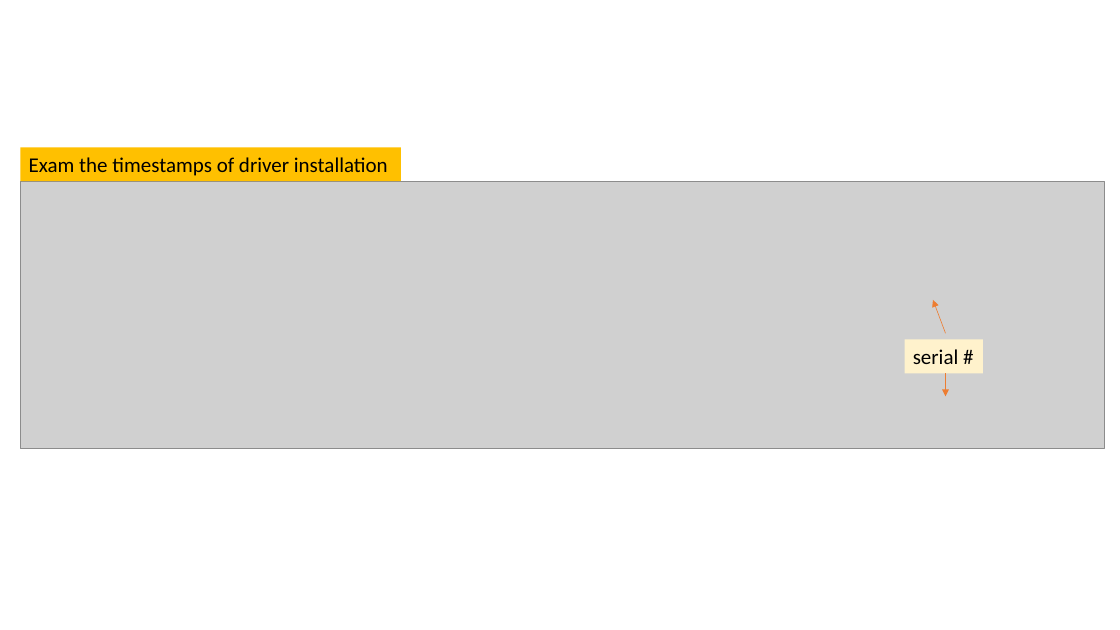
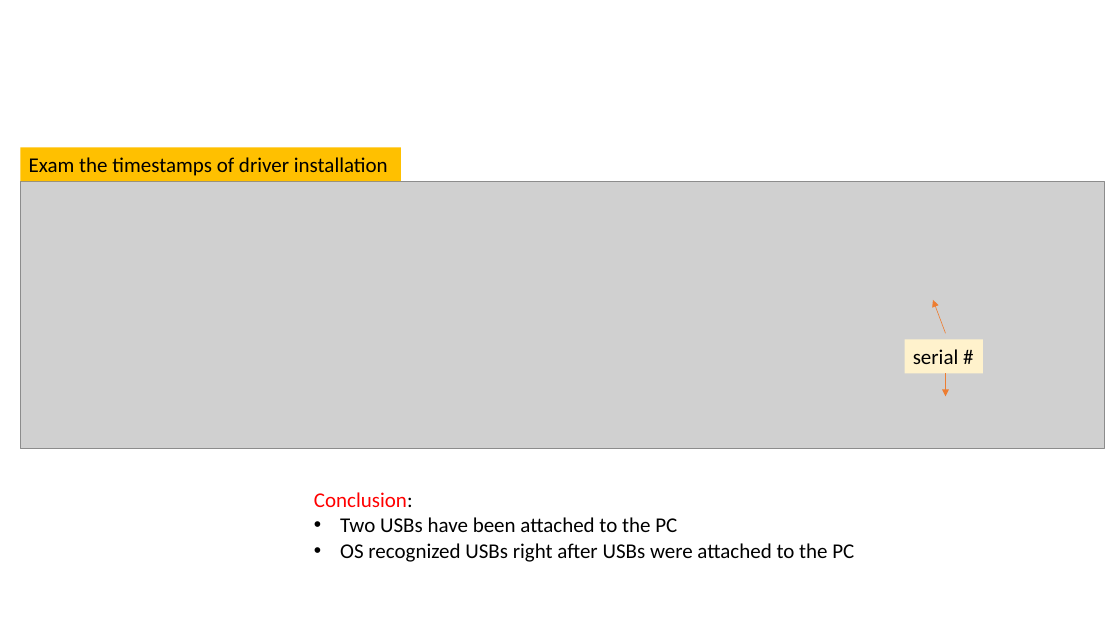
Before and after one commit to frankwxu/digital-forensics-lab, a slide deck: slide 23 of NIST_Data_Leakage_Case/NIST_Data_Leakage_04_Email_USB.pptx. Drawn at 1120x630 pixels with LibreOffice and Linux fonts; fonts in the diff are those of the drawing; grey boxes stand for pictures; background and template pictures are left out. Boxes give left, top, right and bottom in pixels: in the first picture for what was removed or moved away, otherwise in the second. Text is boxed around its words. In the diff, an @@ line names an element or a change of style, - is before the commit and + after.

```diff
--- a/NIST_Data_Leakage_Case/NIST_Data_Leakage_04_Email_USB.pptx
+++ b/NIST_Data_Leakage_Case/NIST_Data_Leakage_04_Email_USB.pptx
@@ text added at <box>314,492,854,562</box>, 18 pt, text #000000 @@
+Conclusion:
+• Two USBs have been attached to the PC
+• OS recognized USBs right after USBs were attached to the PC
```
Also in this commit, not shown: 3 other slides changed, 9 other files.
